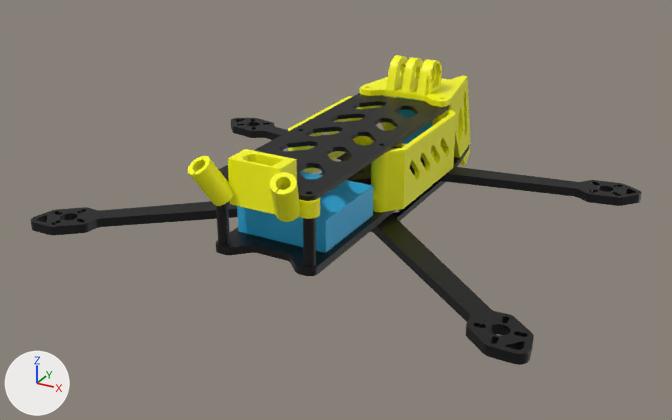
Renders of the Blender file src/prints.blend from each side of a commit.
The view is the same before and after, from a 50 mm camera at (132.6, -263.6, 109.0) aimed at (2.3, -26.8, -9.4). Arrows for +X, +Y and +Z are at lower left; the lights stay in place.

In view in the first picture: 'AdditionalGoProMount.M5', 'AirUnit', 'Armor', 'BatteryPlug', 'BatteryPlug.001', 'CameraMount.19mm', 'VtxAntennaMount.Dual.001', 'frame.001'.
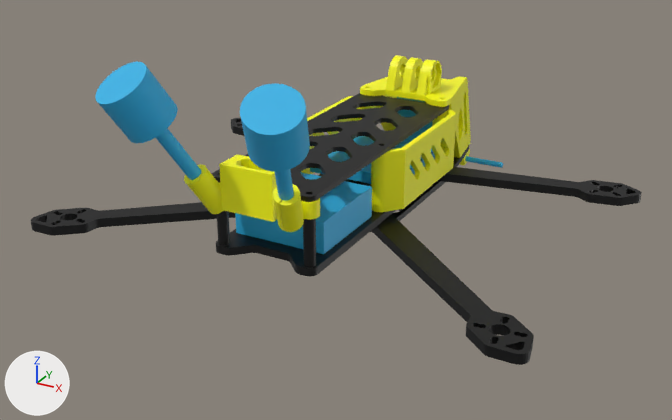
Where the newer file only moved an object's origin or applied its transform, the numbers keep the older frame.

Where the change shows, as pixel boxes (x1, y1, x2, y2) in the pictures (672 x 420 px):
'VtxAntenna', added
    after: (95, 62, 310, 200)
'AirUnit', moved
    before: (237, 171, 374, 253)
    after: (235, 172, 372, 254)
'VtxAntennaMount.Dual.001', moved
    before: (188, 156, 301, 222)
    after: (184, 164, 304, 232)
'BatteryPlug.001', moved
    before: (228, 149, 270, 210)
    after: (219, 154, 260, 216)
'BatteryPlug', moved
    before: (253, 154, 297, 214)
    after: (245, 168, 277, 222)
'FC', added (cyan)
    after: (310, 136, 435, 184)
'RxAntenna', added
    after: (465, 156, 503, 168)

Patch to the scene script:
```diff
--- a/src/prints.blend.py
+++ b/src/prints.blend.py
@@ me_cylinder_015 @@
 me_cylinder_015.from_pydata(...)  # 386 vertices, 258 faces; spans x 7.08..16.81, y -7.14..5.41, z -6.12..8.59
 # used by ob_vtxantennamount_dual_001; location = (0.0, -70.9, 12.4)
+# me_cylinder_015 part 1: the whole mesh is moved by (1.14, -0.34, -2.37)
 me_cylinder_015.materials.append(mat_pla)
@@ me_cube_003 @@
+me_cube_003.from_pydata(...)  # a box spanning x -16.5..16.5, y -16.5..16.5, z -2.0..2.0
+me_cube_003.materials.append(mat_equip)  # cyan #2eb3e7
@@ me_cylinder_003 @@
+me_cylinder_003.from_pydata(...)  # 192 vertices, 162 faces; spans x -1.5..1.8, y -1.7..1.6, z -27.5..27.5
+me_cylinder_003.materials.append(mat_equip)  # cyan #2eb3e7
@@ me_cylinder_002 @@
+me_cylinder_002.from_pydata(...)  # 256 vertices, 194 faces; spans x -29.5..-9.9, y -24.4..6.8, z -14.5..29.2
+me_cylinder_002.materials.append(mat_equip)  # cyan #2eb3e7
@@ ob_airunit @@
 ob_airunit = bpy.data.objects.new('AirUnit', me_cube_005)
-ob_airunit.location = (0.0, -40.9, -3.9)
+ob_airunit.location = (0.0, -41.9, -3.9)
 ob_airunit.scale = (11.4, 11.4, 11.4)
@@ ob_batteryplug @@
 ob_batteryplug = bpy.data.objects.new('BatteryPlug', me_gps)
-ob_batteryplug.location = (0.0, -64.0, 13.2)
+ob_batteryplug.location = (0.0, -67.4, 12.9)
 _m = ob_batteryplug.modifiers.new('Boolean', 'BOOLEAN')
@@ ob_vtxantennamount_dual_001 @@
 ob_vtxantennamount_dual_001 = bpy.data.objects.new('VtxAntennaMount.Dual.001', me_cylinder_015)
-ob_vtxantennamount_dual_001.location = (0.0, -70.9, 12.4)
+ob_vtxantennamount_dual_001.location = (0.0, -70.9, 12.1)
 _m = ob_vtxantennamount_dual_001.modifiers.new('Mirror', 'MIRROR')
@@ ob_batteryplug_001 @@
 ob_batteryplug_001 = bpy.data.objects.new('BatteryPlug.001', me_gps_001)
-ob_batteryplug_001.location = (0.0, -64.0, 13.2)
+ob_batteryplug_001.location = (0.0, -67.4, 12.9)
 _m = ob_batteryplug_001.modifiers.new('Boolean', 'BOOLEAN')
@@ ob_fc @@
+ob_fc = bpy.data.objects.new('FC', me_cube_003)
+ob_fc.location = (-0.1, 6.1, -3.5)
@@ ob_rxantenna @@
+ob_rxantenna = bpy.data.objects.new('RxAntenna', me_cylinder_003)
+ob_rxantenna.location = (-0.1, 59.8, -18.5)
+ob_rxantenna.rotation_euler = (0.0, 1.571, 0.0)  # degrees (0, 90, 0)
@@ ob_vtxantenna @@
+ob_vtxantenna = bpy.data.objects.new('VtxAntenna', me_cylinder_002)
+ob_vtxantenna.location = (-0.1, -74.7, 20.0)
+_m = ob_vtxantenna.modifiers.new('Mirror', 'MIRROR')
```
